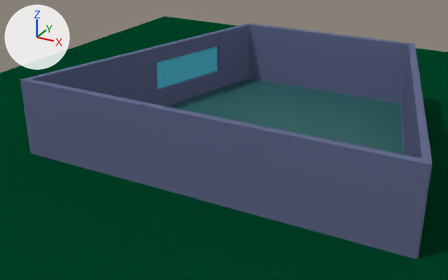
Renders of the Blender file Models/Scene/SceneNew.blend from each side of a commit.
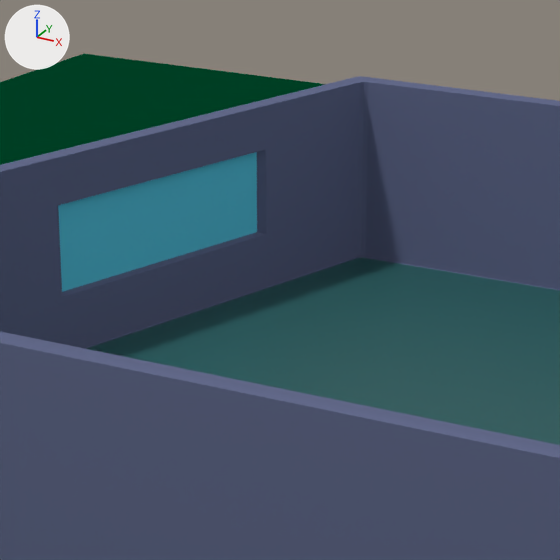
Old and new are each drawn whole from a 50 mm lens placed at (16.21, -36.45, 17.21), pointed at (-2.28, -2.83, 0.4) and again close up on the part from 31% to 69% of the width and 0% to 61% of the height. The lights are fixed; the arrows at upper left show +X, +Y and +Z.

The first close-up shows 'Grass', 'NewScene', 'NewWindow'.
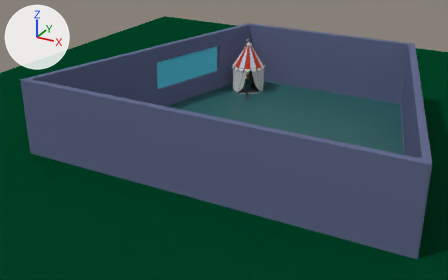
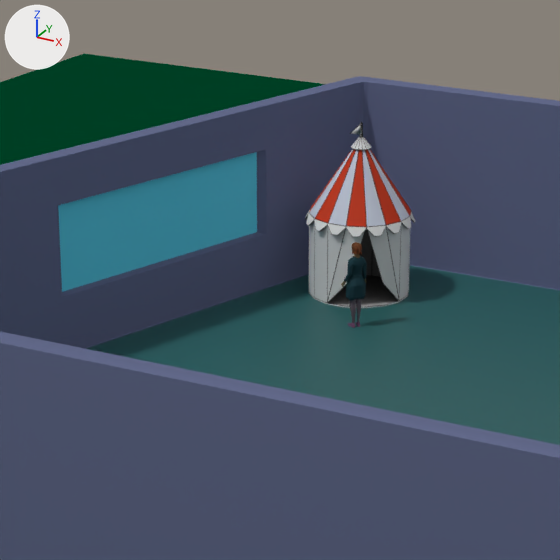
The newer file is also rescaled (x0.773), turned or shifted as a whole; pictures and numbers use the older file's frame.

Where the change shows, as pixel boxes [x1, y1, x2, y2] in the close-ups (560 x 560 px):
'Tent', added
    after: [305, 122, 415, 308]
'Player.Rigged.Animated', added (cyan)
    after: [341, 242, 367, 328]

Diff of the bpy script that builds the scene:
```diff
--- a/Models/Scene/SceneNew.blend.py
+++ b/Models/Scene/SceneNew.blend.py
@@ img_tent_uvtexture_psd @@
+img_tent_uvtexture_psd = load_image('Tent_UVTexture.psd', '../Tent/Tent_UVTexture.png', 1024, 1024, 'sRGB')
@@ img_playertexturev2lighten_png @@
+img_playertexturev2lighten_png = load_image('PlayerTextureV2Lighten.png', '../Characters/Female Adult/Player/PlayerTextureV2Lighten.png', 1024, 1024, 'sRGB')
@@ mat_tent_texture @@
+mat_tent_texture = principled_material('Tent_Texture')
+mat_tent_texture.texture = img_tent_uvtexture_psd
+mat_tent_texture.roughness = 0.639
+mat_tent_texture.specular_ior_level = 0.0694
@@ mat_playertexture @@
+mat_playertexture = principled_material('PlayerTexture')
+mat_playertexture.texture = img_playertexturev2lighten_png
+mat_playertexture.roughness = 0.614
+mat_playertexture.specular_ior_level = 0.0429
@@ me_cylinder @@
+me_cylinder.from_pydata(...)  # 520 vertices, 530 faces; spans x -1.05..1.05, y -1.05..1.05, z -0.01..3.32
+me_cylinder.polygons.foreach_set('use_smooth', [True] * 530)
+me_cylinder.materials.append(mat_tent_texture)  # picture img_tent_uvtexture_psd
@@ me_cube_013 @@
+me_cube_013.from_pydata(...)  # 1515 vertices, 1535 faces; spans x -0.24..0.16, y -0.18..0.27, z -1.05..0.56
+me_cube_013.materials.append(mat_playertexture)  # picture img_playertexturev2lighten_png
@@ ob_tent @@
+ob_tent = bpy.data.objects.new('Tent', me_cylinder)
+ob_tent.location = (-5.31, 6.77, 0.64)
+ob_tent.scale = (1.29, 1.29, 1.29)
@@ ob_player_rigged_animated @@
+ob_player_rigged_animated = bpy.data.objects.new('Player.Rigged.Animated', me_cube_013)
+ob_player_rigged_animated.location = (-4.23, 4.46, 2.0)
+ob_player_rigged_animated.scale = (1.29, 1.29, 1.29)
```
